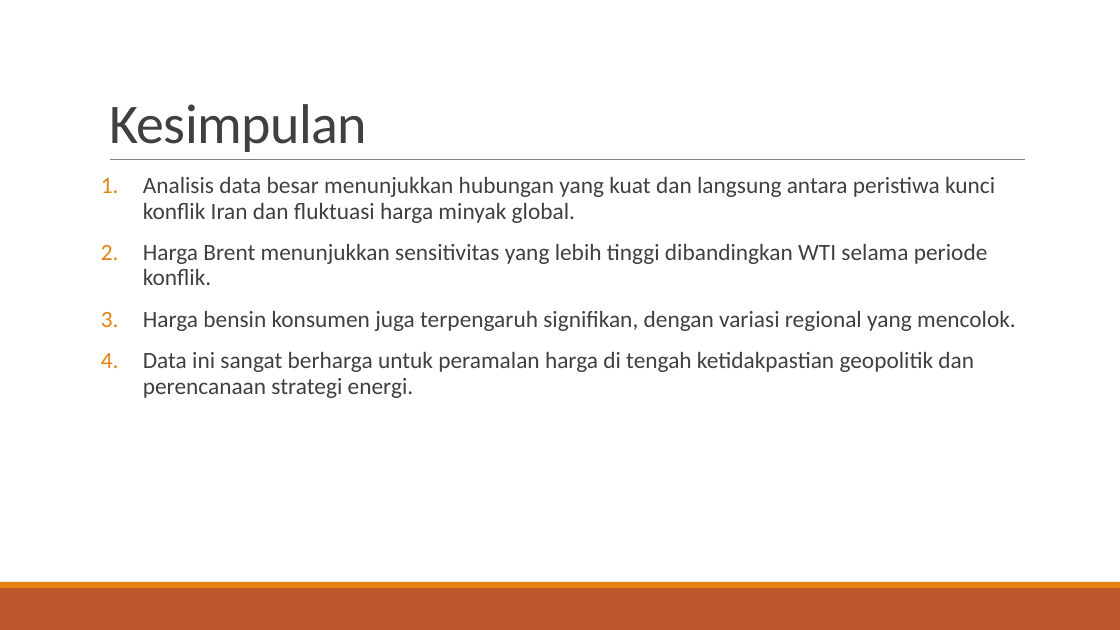
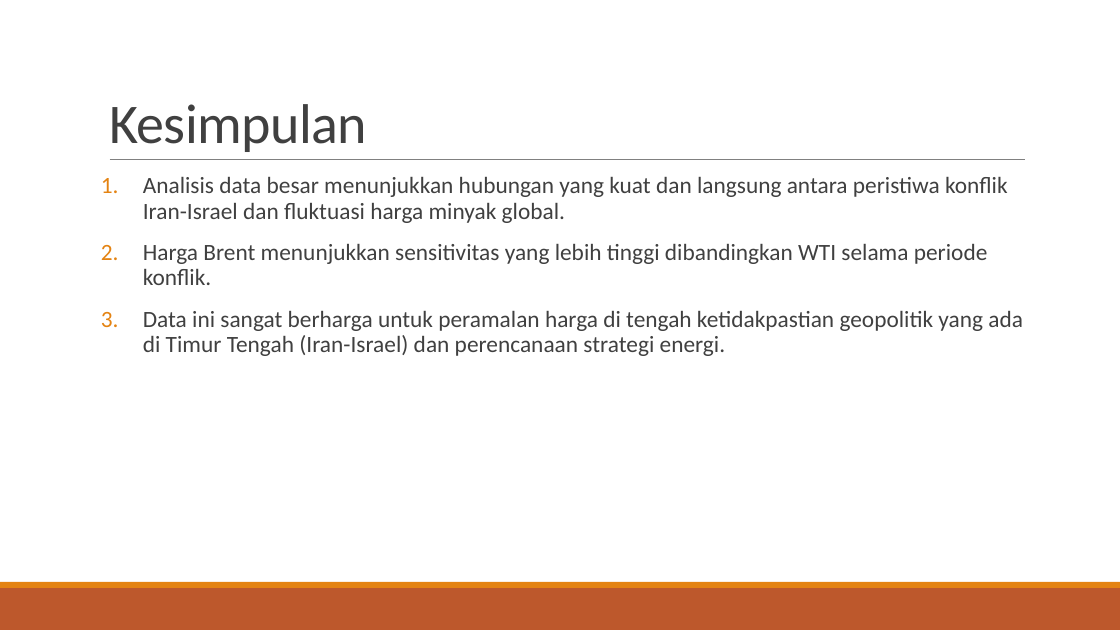
Before and after one commit to 250605210001-code/thesiss2, a slide deck: slide 10 of semester 2/Big Data/Dampak Perang Iran 2026 terhadap harga minyak.pptx. Drawn at 1120x630 pixels with LibreOffice and Linux fonts; fonts in the diff are those of the drawing. Boxes give left, top, right and bottom in pixels: in the first picture for what was removed or moved away, otherwise in the second. Text is boxed around its words. In the diff, an @@ line names an element or a change of style, - is before the commit and + after.

```diff
--- a/semester 2/Big Data/Dampak Perang Iran 2026 terhadap harga minyak.pptx
+++ b/semester 2/Big Data/Dampak Perang Iran 2026 terhadap harga minyak.pptx
@@ text at (143, 177, 1008, 223): text changed @@
-1. Analisis data besar menunjukkan hubungan yang kuat dan langsung antara peristiwa kunci konflik Iran dan fluktuasi harga minyak global.
+1. Analisis data besar menunjukkan hubungan yang kuat dan langsung antara peristiwa konflik Iran-Israel dan fluktuasi harga minyak global.
@@ text at (143, 311, 1023, 356): text changed @@
-3. Harga bensin konsumen juga terpengaruh signifikan, dengan variasi regional yang mencolok.
-4. Data ini sangat berharga untuk peramalan harga di tengah ketidakpastian geopolitik dan perencanaan strategi energi.
+3. Data ini sangat berharga untuk peramalan harga di tengah ketidakpastian geopolitik yang ada di Timur Tengah (Iran-Israel) dan perencanaan strategi energi.
```
Also in this commit, not shown: 2 other slides changed, 3 other files.
